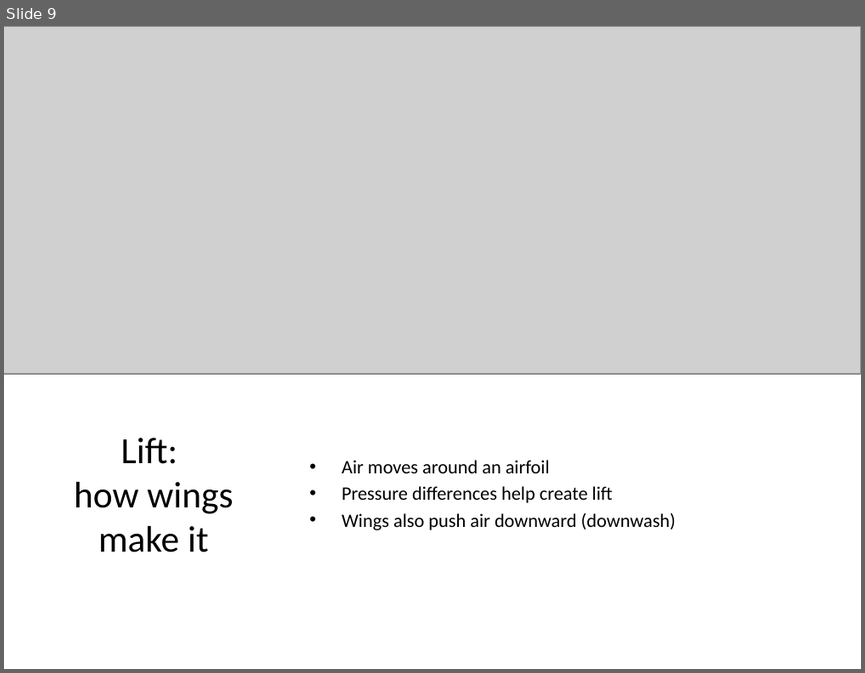
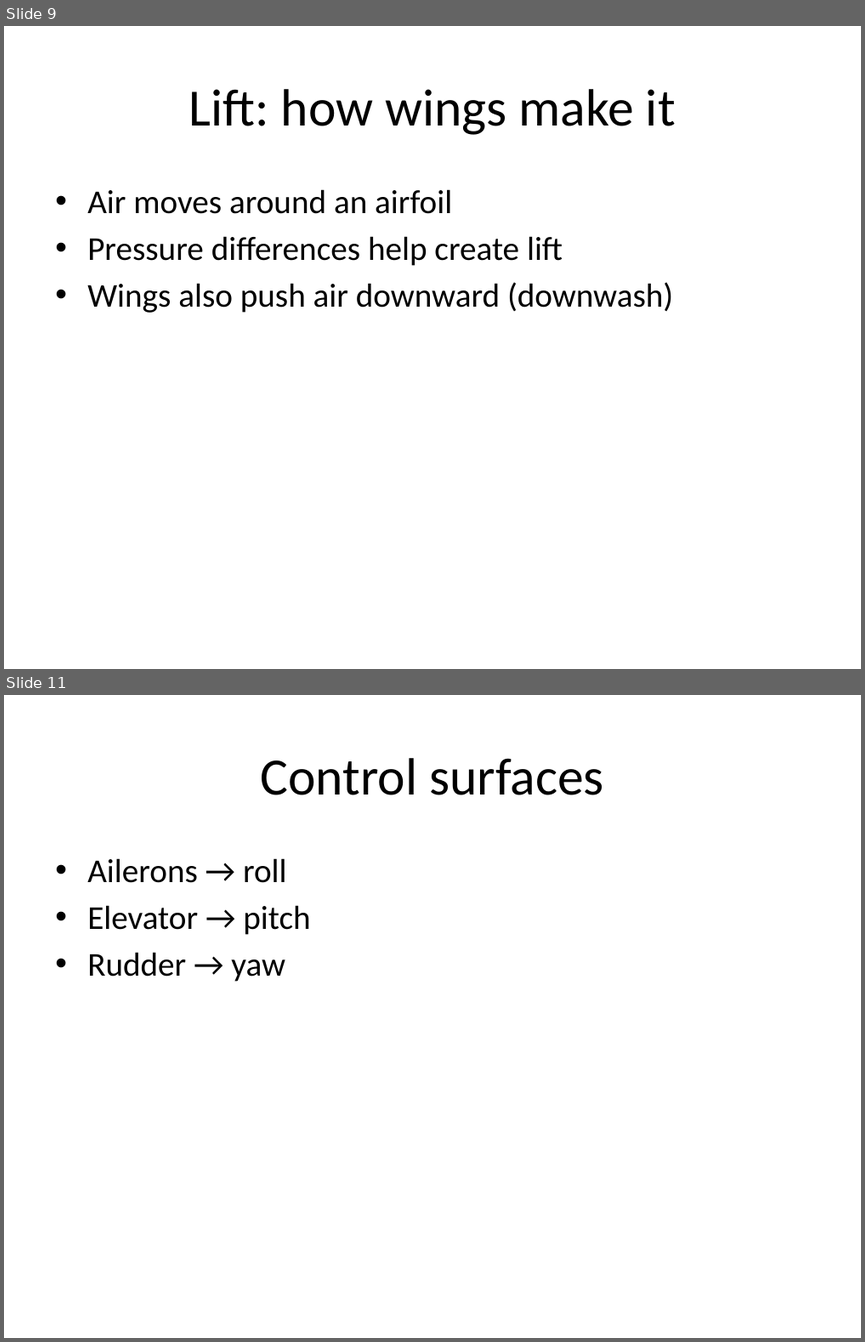
Before and after one commit to bwooceli/bsa-merit-badge-aviation, a slide deck: slides/session-1.pptx. Shown one above the other, each under a label of ours: slide 9 before the commit, slides 9 and 11 after it; the slides between them are not shown. The pictures are 865x673 and 865x1342 pixels, drawn with LibreOffice and Linux fonts; fonts in the diff are those of the drawing; grey boxes stand for pictures. Boxes give left, top, right and bottom in pixels: in the first picture for what was removed or moved away, otherwise in the second. Text is boxed around its words. In the diff, an @@ line names an element or a change of style, - is before the commit and + after.

```diff
--- a/slides/session-1.pptx
+++ b/slides/session-1.pptx
@@ slide 11 added at bbox=[4, 695, 861, 1338], background #FFFFFF @@
@@ title added at bbox=[260, 758, 604, 795], 44 pt, text #000000 @@
+Control surfaces
@@ text added at bbox=[87, 858, 310, 981], 28 pt, text #000000 @@
+• Ailerons → roll
+• Elevator → pitch
+• Rudder → yaw
@@ slide 9 changed as well @@
@@ picture removed at bbox=[4, 26, 861, 374] @@
@@ title "Lift: how wings make it": place and size @@
-title "Lift: how wings make it" at bbox=[74, 437, 233, 552]
+title "Lift: how wings make it" at bbox=[188, 89, 676, 135]
@@ title "Lift: how wings make it" at bbox=[188, 89, 676, 135]: size 31 to 44 pt @@
@@ text "Air moves around an airfoil": place and size @@
-text "Air moves around an airfoil" at bbox=[341, 460, 676, 530]
+text "Air moves around an airfoil" at bbox=[87, 189, 673, 312]
@@ text "Air moves around an airfoil" at bbox=[87, 189, 673, 312]: size 16 to 28 pt; more space between paragraphs; vertical alignment middle to top @@
```
Also in this commit, not shown: 11 other slides changed, 1 slide removed, 7 other files.
